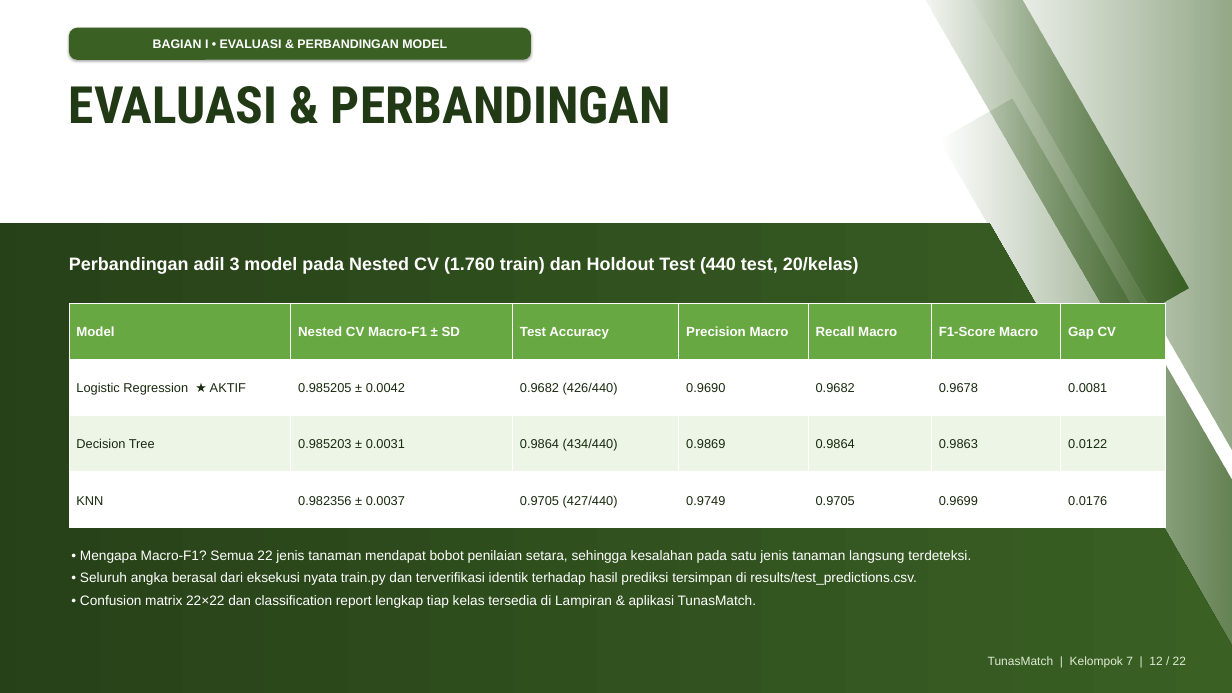
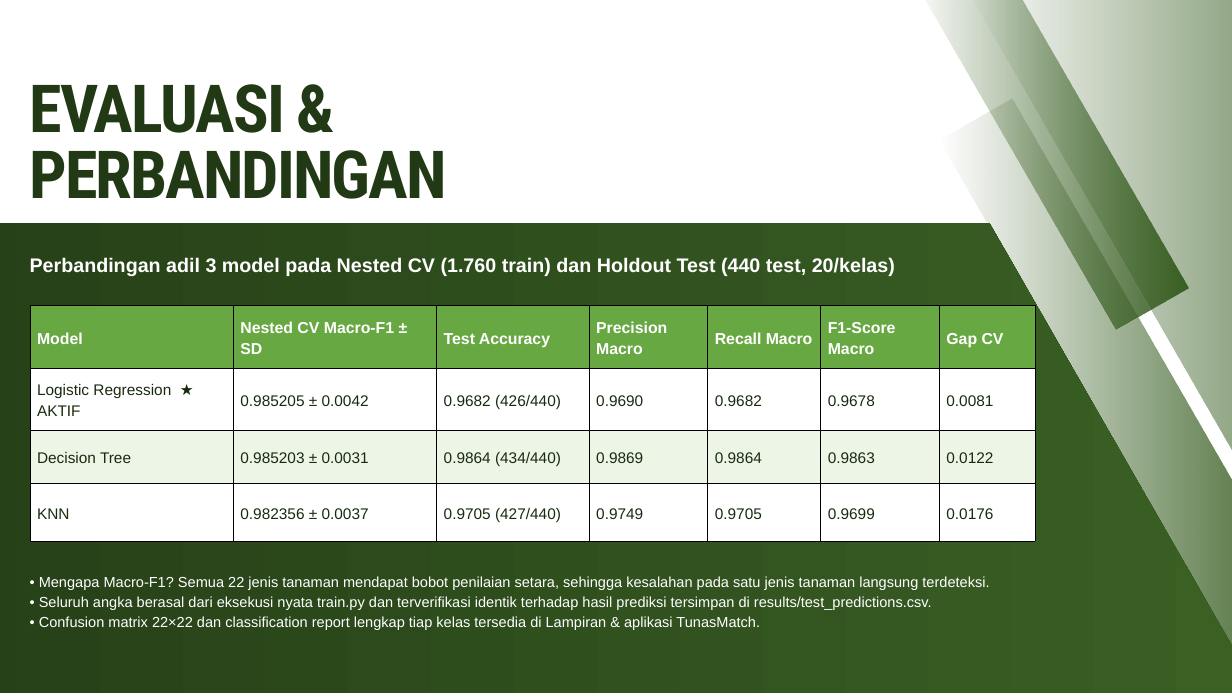
Before and after one commit to mikhailazka-dotcom/ML2026_TEK1302_Kelompok7_TunasMatch, a slide deck: slide 12 of presentation/Laporan_Proyek_Tanaman.pptx. Drawn at 1232x693 pixels with LibreOffice and Linux fonts; fonts in the diff are those of the drawing. Boxes give left, top, right and bottom in pixels: in the first picture for what was removed or moved away, otherwise in the second. Text is boxed around its words. In the diff, an @@ line names an element or a change of style, - is before the commit and + after.

```diff
--- a/presentation/Laporan_Proyek_Tanaman.pptx
+++ b/presentation/Laporan_Proyek_Tanaman.pptx
@@ rounded rectangle removed at box(69, 28, 531, 60) @@
-BAGIAN I • EVALUASI & PERBANDINGAN MODEL
@@ text "EVALUASI & PERBANDINGAN": place and size @@
-text "EVALUASI & PERBANDINGAN" at box(69, 86, 671, 124)
+text "EVALUASI & PERBANDINGAN" at box(30, 84, 447, 199)
@@ text "EVALUASI & PERBANDINGAN" at box(30, 84, 447, 199): size 60 to 77.5 pt, text colour #223915 to gradient #223915 to #3A6024, letter spacing 0 to -2.3 pt; line spacing 1.05 to 76.7pt @@
@@ text "Perbandingan adil 3 model pada ...": place and size @@
-text "Perbandingan adil 3 model pada ..." at box(69, 257, 859, 274)
+text "Perbandingan adil 3 model pada ..." at box(30, 257, 895, 276)
@@ text "Perbandingan adil 3 model pada ..." at box(30, 257, 895, 276): size 21 to 23 pt; line spacing 1.12 to 30.9pt @@
@@ table at box(30, 306, 1035, 541) @@
@@ size 15.5 to 18.5 pt in "Model", "Nested CV Macro-F1 ± SD", "Test Accuracy", "Precision Macro" and 3 more places @@
@@ size 15 to 18 pt in "Logistic Regression ★ AKTIF", "0.985205 ± 0.0042", "0.9682 (426/440)", "0.9690" and 17 more places @@
@@ line spacing 1.12 to 24.9pt @@
@@ line spacing 1.12 to 24.2pt @@
@@ borders changed @@
@@ table: place and size @@
-table at box(69, 303, 1165, 528)
+table at box(30, 306, 1035, 541)
@@ text "• Mengapa Macro-F1? Semua 22 ...": place and size @@
-text "• Mengapa Macro-F1? Semua 22 ..." at box(80, 550, 971, 608)
+text "• Mengapa Macro-F1? Semua 22 ..." at box(39, 576, 989, 630)
@@ text "• Mengapa Macro-F1? Semua 22 ..." at box(39, 576, 989, 630): size 16 to 17 pt; line spacing 1.15 to 23.4pt; less space between paragraphs @@
@@ text removed at box(988, 656, 1186, 668) @@
-TunasMatch | Kelompok 7 | 12 / 22
```
Also in this commit, not shown: 20 other slides changed, 1 slide added, 1 slide removed, 1 other file.
